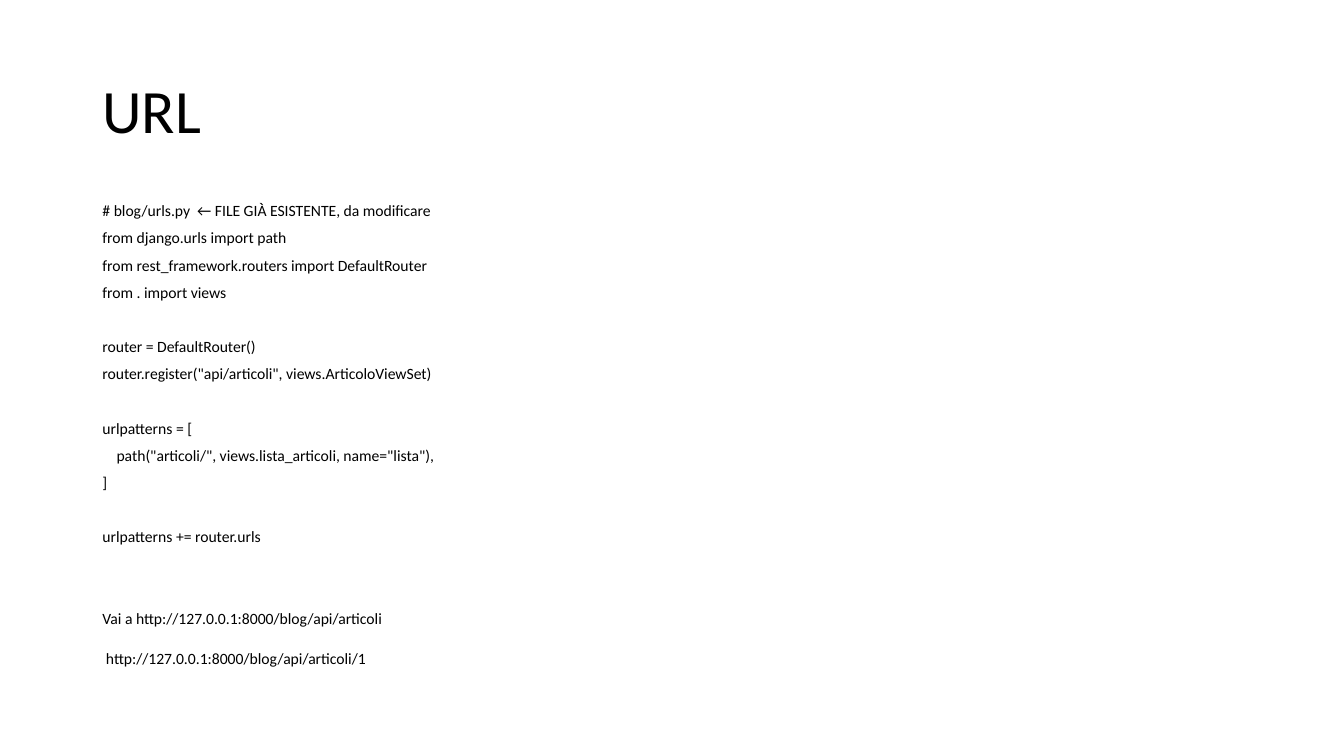
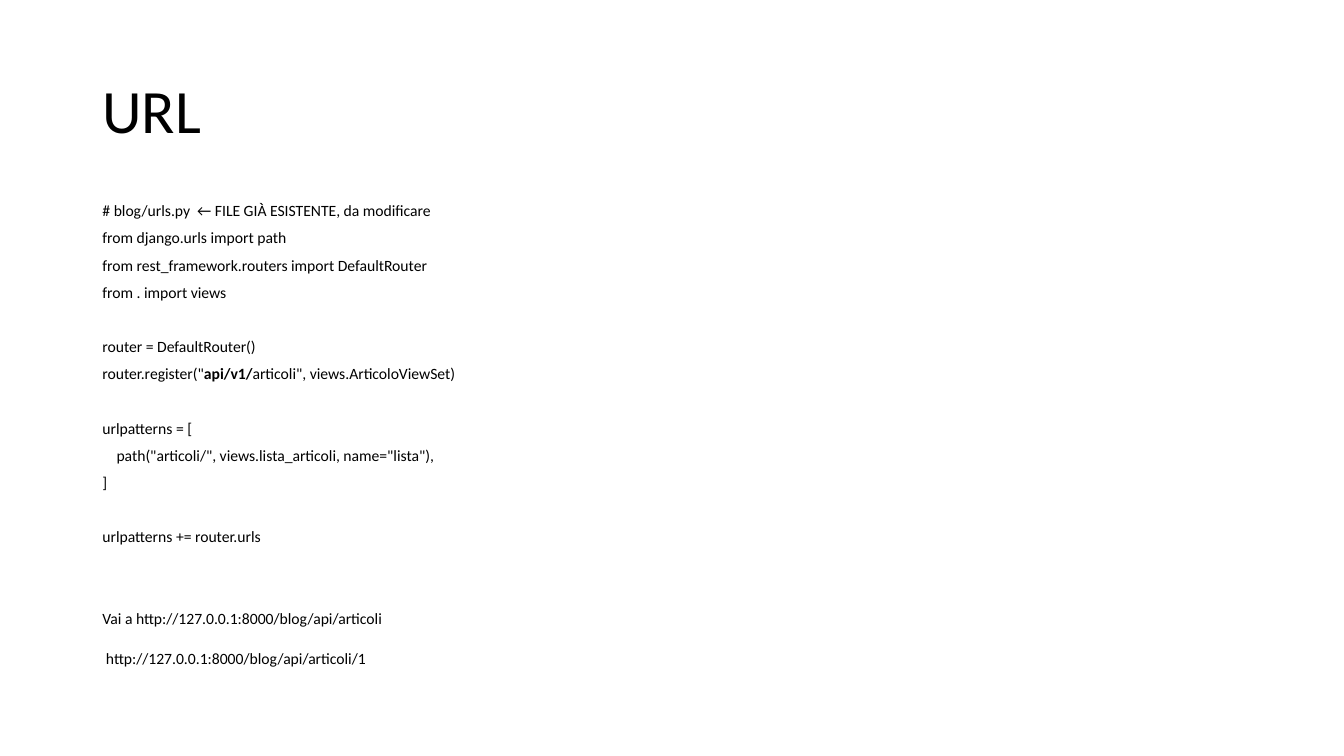
Before and after one commit to dipialx/Corso-Python, a slide deck: slide 39 of Lez4.pptx (slide 38 before the commit). Drawn at 1344x756 pixels with LibreOffice and Linux fonts; fonts in the diff are those of the drawing. Boxes give left, top, right and bottom in pixels: in the first picture for what was removed or moved away, otherwise in the second. Text is boxed around its words. In the diff, an @@ line names an element or a change of style, - is before the commit and + after.

```diff
--- a/Lez4.pptx
+++ b/Lez4.pptx
@@ text at [102, 367, 455, 382]: text changed @@
-router.register("api/articoli", views.ArticoloViewSet)
+router.register("api/v1/articoli", views.ArticoloViewSet)
```
Also in this commit, not shown: 1 other slide changed, 1 slide added, 1 other file.
